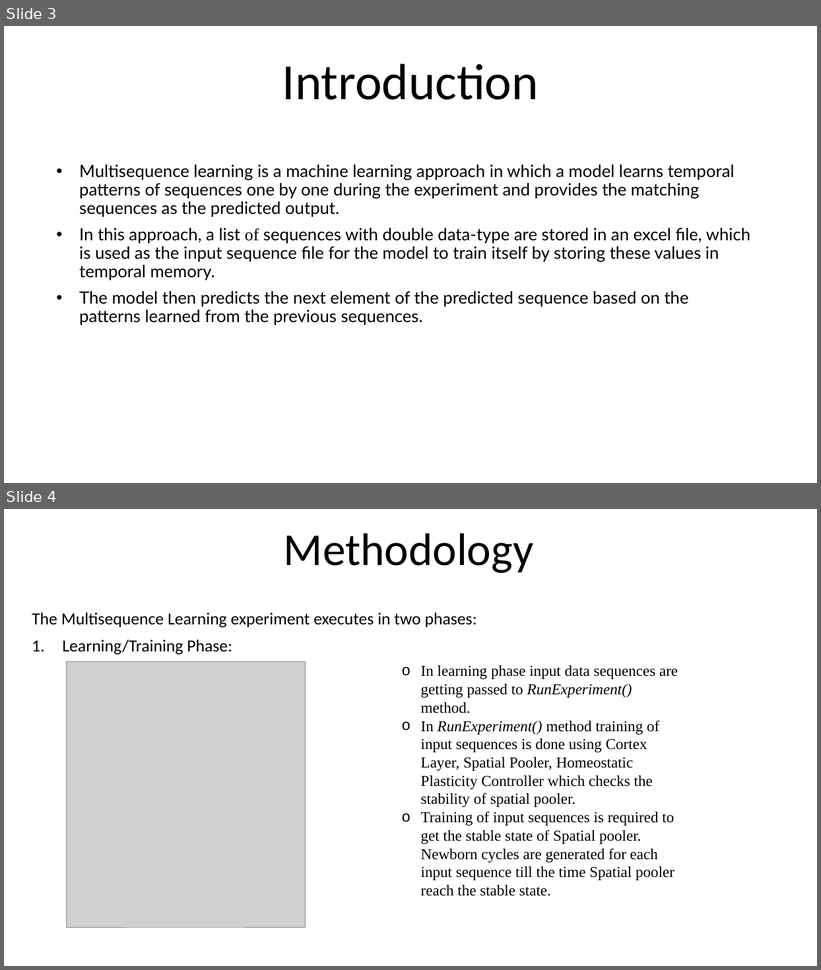
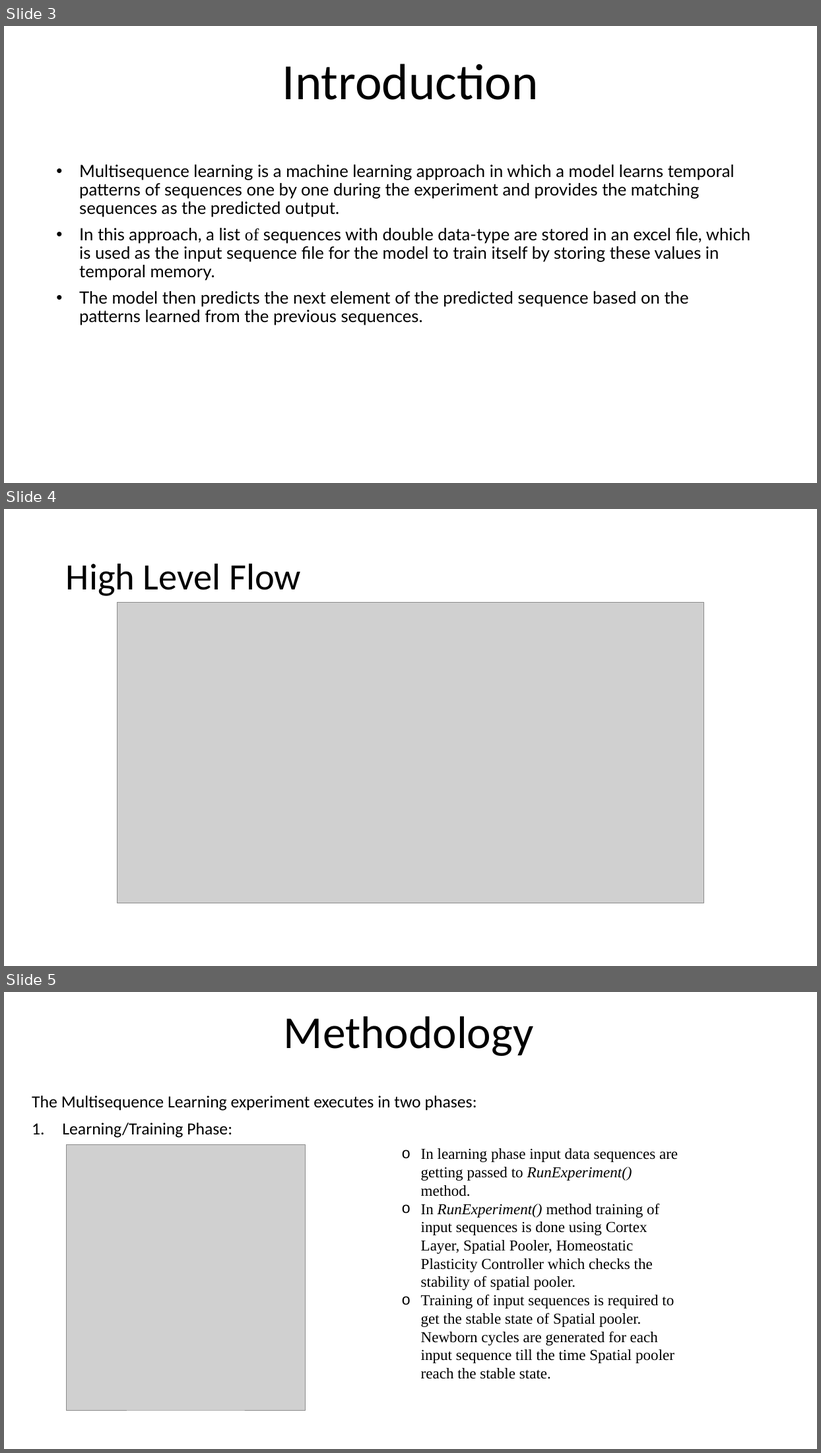
Before and after one commit to ddobric/neocortexapi, a slide deck: source/MySEProject/Documentation/ML2223_15 Approve Prediction of Multisequence Learning.pptx. Shown one above the other, each under a label of ours: slides 3 and 4 before the commit, slides 3, 4 and 5 after it. The pictures are 821x970 and 821x1453 pixels, drawn with LibreOffice and Linux fonts; fonts in the diff are those of the drawing; grey boxes stand for pictures. Boxes give left, top, right and bottom in pixels: in the first picture for what was removed or moved away, otherwise in the second. Text is boxed around its words. In the diff, an @@ line names an element or a change of style, - is before the commit and + after.

Commit message:
ppt updated

```diff
--- a/source/MySEProject/Documentation/ML2223_15 Approve Prediction of Multisequence Learning.pptx
+++ b/source/MySEProject/Documentation/ML2223_15 Approve Prediction of Multisequence Learning.pptx
@@ slide 4 added at (4, 509, 817, 966), background #FFFFFF @@
@@ title added at (66, 563, 301, 596), 44 pt, text #000000 @@
+High Level Flow
@@ picture added at (118, 602, 704, 904) @@
@@ what was slide 4 is now slide 5 @@
```
